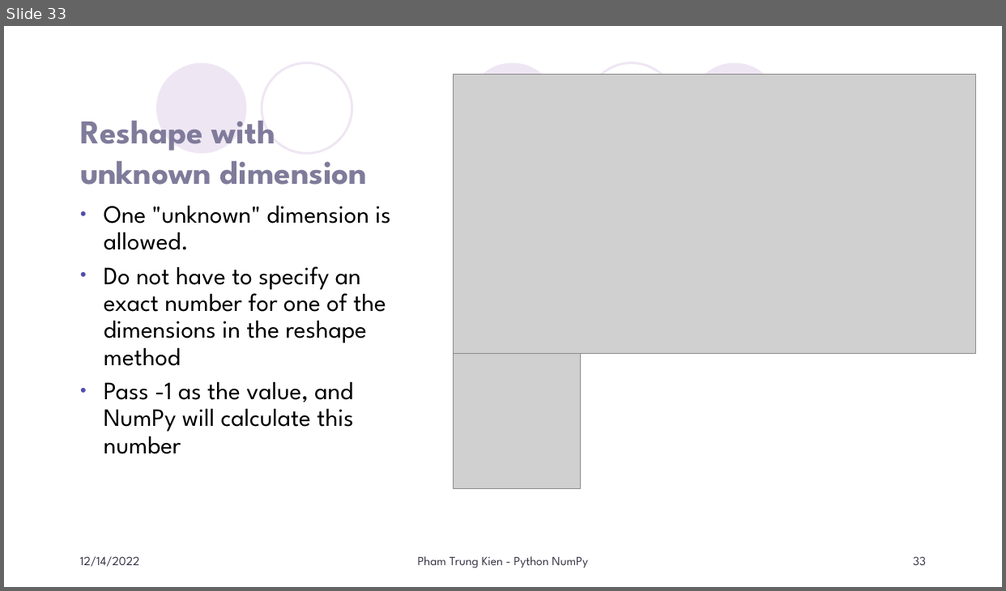
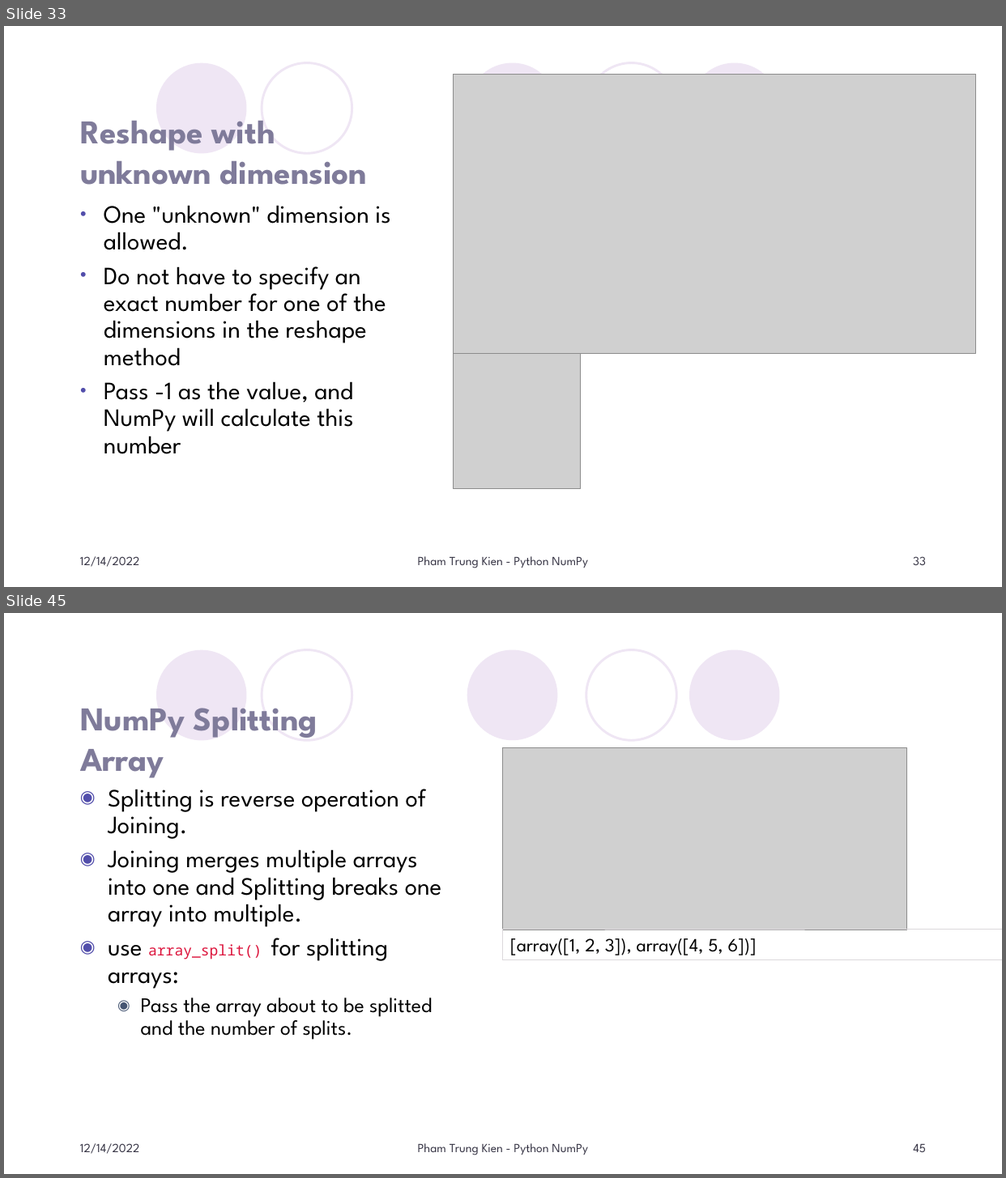
Before and after one commit to KienPham2607/MyLittlePy, a slide deck: PyThon/GetStarted/Numpy/Doc/Python NumPy.pptx. Shown one above the other, each under a label of ours: slide 33 before the commit, slides 33 and 45 after it; the slides between them are not shown. The pictures are 1006x591 and 1006x1178 pixels, drawn with LibreOffice and Linux fonts; fonts in the diff are those of the drawing; grey boxes stand for pictures; background and template pictures are left out. Boxes give left, top, right and bottom in pixels: in the first picture for what was removed or moved away, otherwise in the second. Text is boxed around its words. In the diff, an @@ line names an element or a change of style, - is before the commit and + after.

```diff
--- a/PyThon/GetStarted/Numpy/Doc/Python NumPy.pptx
+++ b/PyThon/GetStarted/Numpy/Doc/Python NumPy.pptx
@@ slide 45 added at [4, 613, 1002, 1174], background #FFFFFF; not listed: 5 template elements that a slide beside it also shows @@
@@ title added at [80, 708, 317, 778], 32 pt, text #7F7B9A, bold @@
+NumPy Splitting Array
@@ picture added at [503, 747, 907, 930] @@
@@ text added at [108, 789, 442, 1040], 24 pt, text #000000 @@
+◉ Splitting is reverse operation of Joining.
+◉ Joining merges multiple arrays into one and Splitting breaks one array into multiple.
+◉ use array_split() for splitting arrays:
+  ◉ Pass the array about to be splitted and the number of splits.
@@ rectangle added at [503, 930, 1002, 960], outline #DCD8DC 0.75 pt, 18 pt, text #000000 @@
+[array([1, 2, 3]), array([4, 5, 6])]
@@ text added at [80, 1144, 140, 1154], 12 pt, text #373545 @@
+12/14/2022
@@ text added at [418, 1144, 588, 1156], 12 pt, text #373545 @@
+Pham Trung Kien - Python NumPy
@@ page number added at [913, 1144, 926, 1152], 12 pt, text #373545 @@
+45
```
Also in this commit, not shown: 1 slide changed, 17 other slides added, 51 other files.
